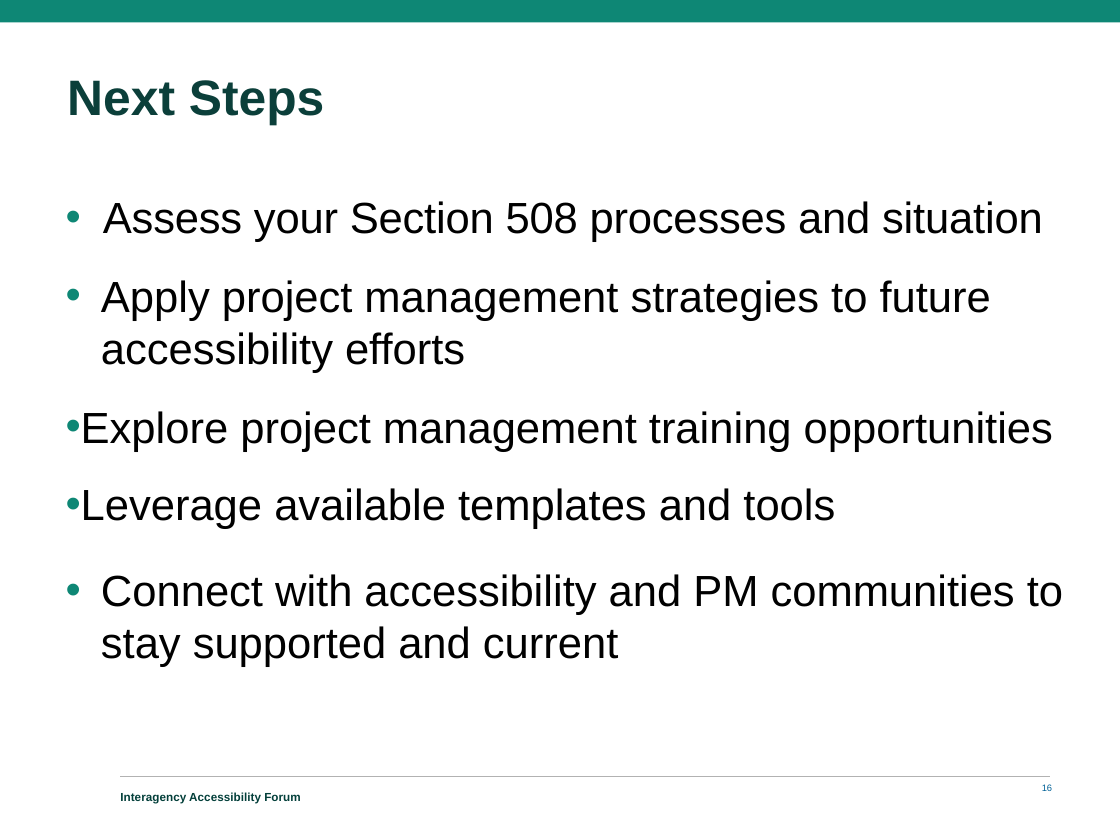
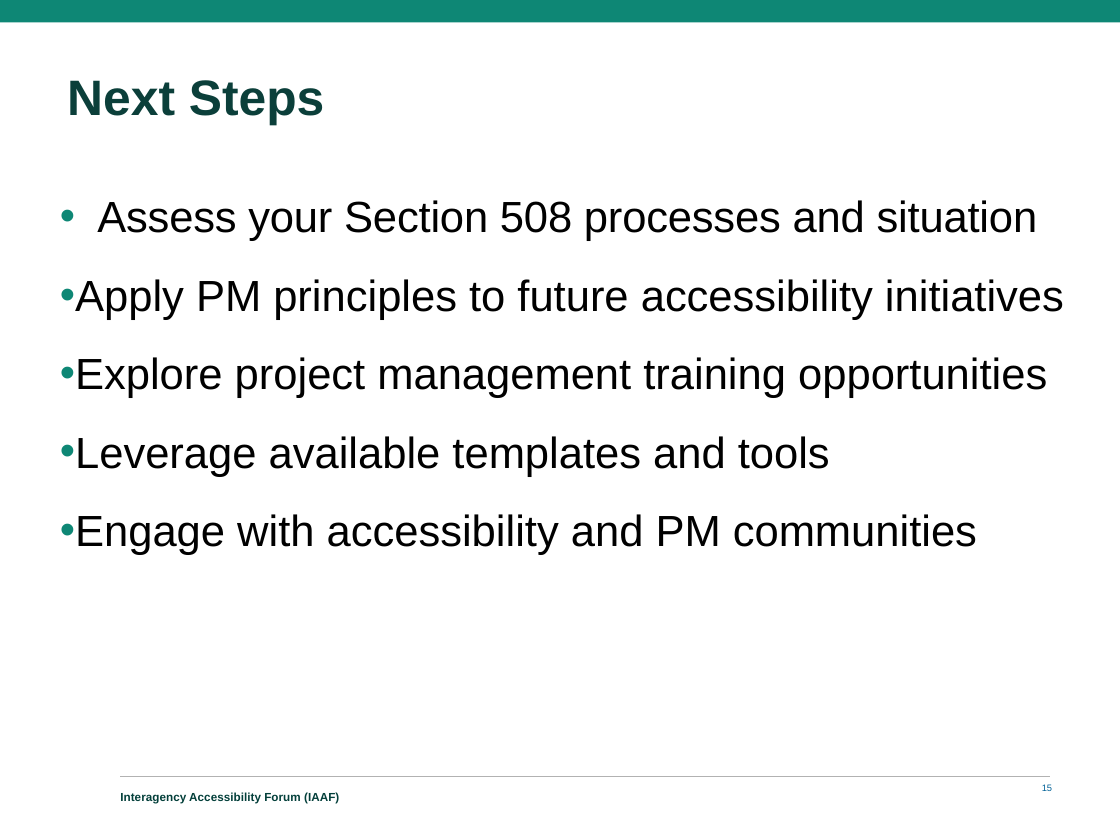
Before and after one commit to GSA/Section508.gov, a slide deck: slide 15 of assets/files/iaaf/2025/IAAF-2025-Enhancing-Your-Section-508-Assessment.pptx (slide 16 before the commit). Drawn at 1120x840 pixels with LibreOffice and Linux fonts; fonts in the diff are those of the drawing; background and template pictures are left out. Boxes give left, top, right and bottom in pixels: in the first picture for what was removed or moved away, otherwise in the second. Text is boxed around its words. In the diff, an @@ line names an element or a change of style, - is before the commit and + after.

Commit message:
Update IAAF files, PM List

```diff
--- a/assets/files/iaaf/2025/IAAF-2025-Enhancing-Your-Section-508-Assessment.pptx
+++ b/assets/files/iaaf/2025/IAAF-2025-Enhancing-Your-Section-508-Assessment.pptx
@@ text at bbox=[60, 279, 1064, 320]: text changed @@
-• Apply project management strategies to future accessibility efforts
+• Apply PM principles to future accessibility initiatives
@@ text at bbox=[60, 436, 830, 477]: line spacing 1 to 1.5 @@
@@ text at bbox=[60, 514, 977, 555]: text changed @@
-• Connect with accessibility and PM communities to stay supported and current
+• Engage with accessibility and PM communities
@@ text at bbox=[120, 792, 339, 803]: text changed @@
-Interagency Accessibility Forum
+Interagency Accessibility Forum (IAAF)
```
Also in this commit, not shown: 22 other slides changed, 1 slide removed, 2 other files.
